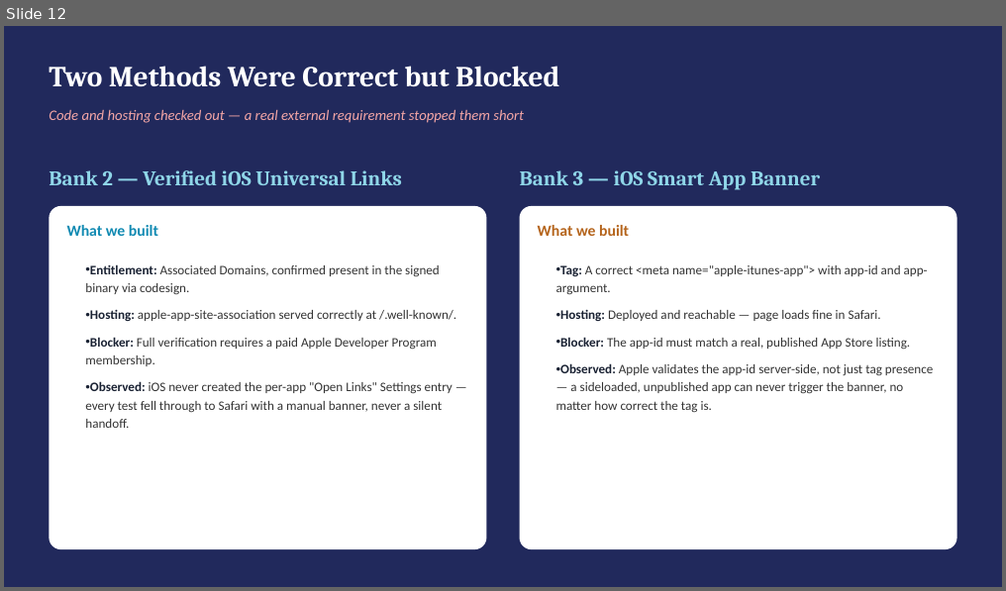
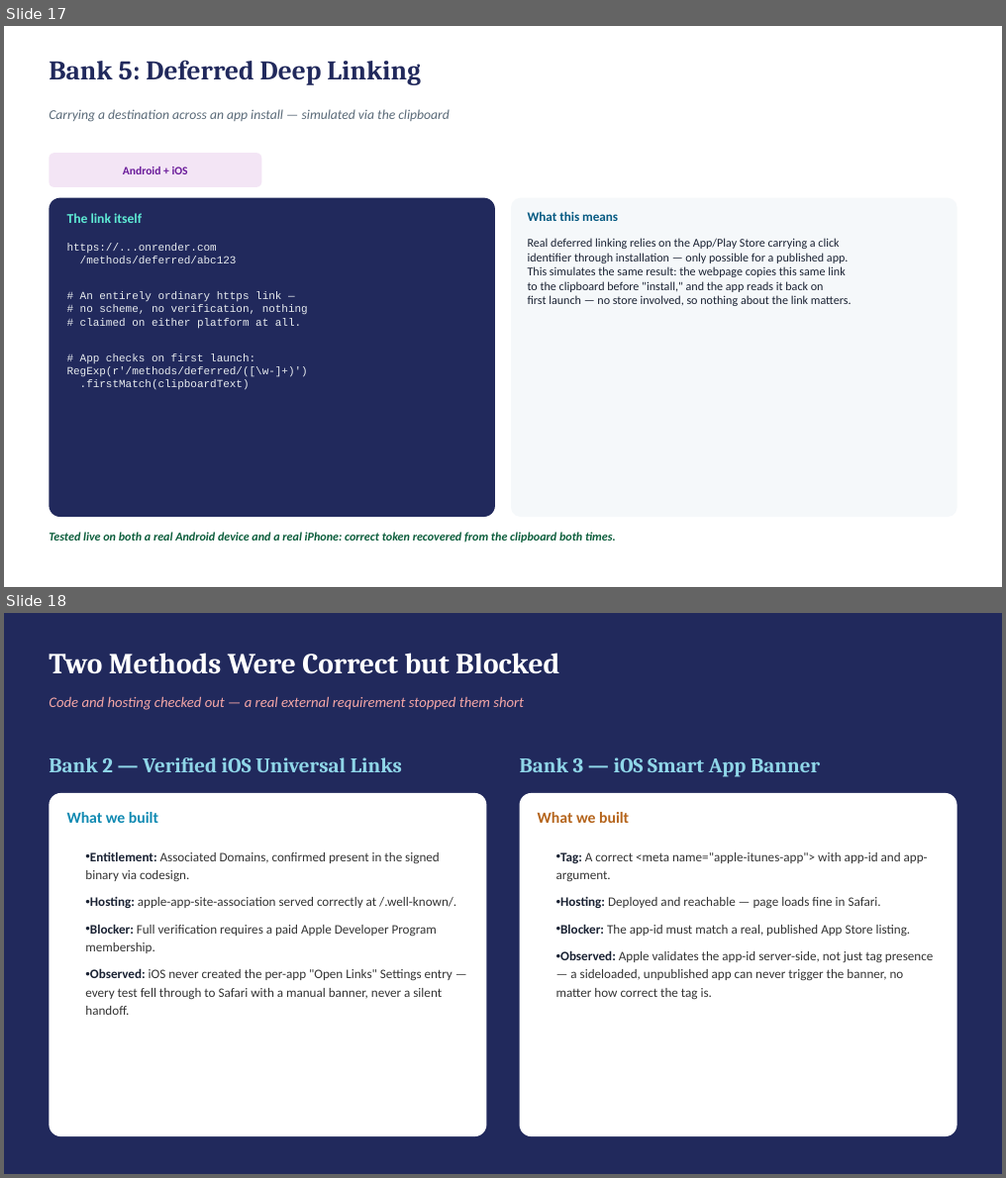
Before and after one commit to deandrehaijielim-commits/sgqr-deep-link-demo, a slide deck: SGQR_Deep_Linking_Simulation.pptx. Shown one above the other, each under a label of ours: slide 12 before the commit, slides 17 and 18 after it. The pictures are 1006x591 and 1006x1178 pixels, drawn with LibreOffice and Linux fonts; fonts in the diff are those of the drawing. Boxes give left, top, right and bottom in pixels: in the first picture for what was removed or moved away, otherwise in the second. Text is boxed around its words. In the diff, an @@ line names an element or a change of style, - is before the commit and + after.

```diff
--- a/SGQR_Deep_Linking_Simulation.pptx
+++ b/SGQR_Deep_Linking_Simulation.pptx
@@ slide 17 added at <box>4,26,1002,587</box>, background #FFFFFF @@
@@ text added at <box>49,60,420,85</box>, 26 pt, text #21295C, bold @@
+Bank 5: Deferred Deep Linking
@@ text added at <box>49,109,450,122</box>, 13 pt, text #5B6B79, italic @@
+Carrying a destination across an app install — simulated via the clipboard
@@ rounded rectangle added at <box>49,154,261,187</box>, fill #F3E5F5 @@
@@ text added at <box>123,167,188,174</box>, 11 pt, text #6A1B9A, bold @@
+Android + iOS
@@ rounded rectangle added at <box>49,198,495,518</box>, fill #21295C @@
@@ rounded rectangle added at <box>511,198,957,518</box>, fill #F5F8FA @@
@@ text added at <box>67,213,142,223</box>, 13 pt, text #5EEAD4, bold @@
+The link itself
@@ text added at <box>528,211,618,221</box>, 12.5 pt, text #065A82, bold @@
+What this means
@@ text added at <box>67,243,308,390</box>, 10.5 pt, text #E8ECEF @@
+https://...onrender.com
+/methods/deferred/abc123
+# An entirely ordinary https link —
+# no scheme, no verification, nothing
+# claimed on either platform at all.
+# App checks on first launch:
+RegExp(r'/methods/deferred/([\w-]+)')
+.firstMatch(clipboardText)
@@ text added at <box>528,238,851,306</box>, 11.5 pt, text #1A2233 @@
+Real deferred linking relies on the App/Play Store carrying a click
+identifier through installation — only possible for a published app.
+This simulates the same result: the webpage copies this same link
+to the clipboard before "install," and the app reads it back on
+first launch — no store involved, so nothing about the link matters.
@@ text added at <box>49,532,616,543</box>, 11.5 pt, text #0B5D3B, bold, italic @@
+Tested live on both a real Android device and a real iPhone: correct token recovered from the clipboard both times.
@@ what was slide 12 is now slide 18 @@
```
Also in this commit, not shown: 1 slide changed, 6 other slides added, 1 slide removed, 1 other file.
